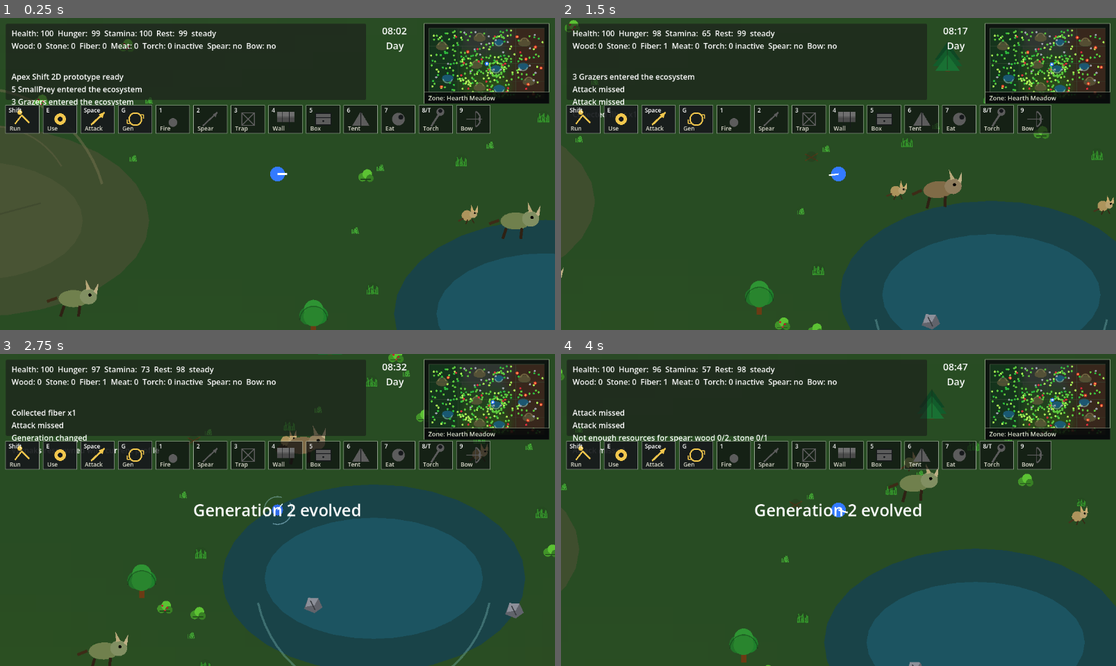
Above: before the commit, frames 1-4 (two rows, left to right).
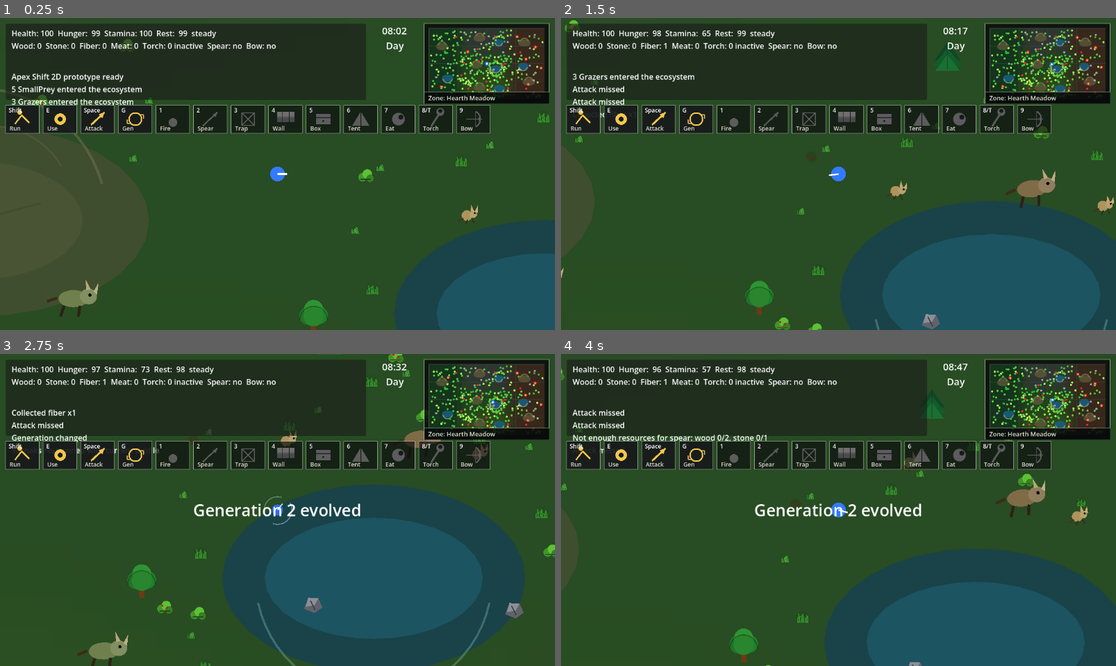
Above: after the commit, the same moments.

Repository: krisstoof/apex-shift-2d
Game: Godot game, scene res://scenes/main.tscn
Two runs of this game, one before a commit and one after it. Both use one fixed random seed, a clock stepped at 60 frames per second and the inputs below.
Inputs (mouse positions are in pixels of both pictures, inside the frame that each line leads up to):
- Up to frame 1 (0.25 s): no input
- Up to frame 2 (1.5 s): tap Enter at 0.5 s; move the mouse to (960, 158) at 0.52 s; hold D (move_right) 0.53-1.28 s; hold Shift 0.53-1.28 s; click (960, 158) at 0.67 s; tap Space at 0.77 s; move the mouse to (727, 189) at 1.27 s; hold S (move_down) from 1.28 s (still down); tap E at 1.35 s
- Up to frame 3 (2.75 s): tap Space at 1.52 s; move the mouse to (333, 441) at 2.02 s; release S (move_down) at 2.03 s; hold D (move_right) from 2.03 s (still down); tap G at 2.1 s
- Up to frame 4 (4 s): move the mouse to (810, 572) at 2.77 s; release D (move_right) at 2.78 s; hold W (move_up) 2.78-3.53 s; tap 1 at 2.85 s; click (810, 572) at 2.92 s; tap Space at 3.02, 3.77 s; move the mouse to (1005, 556) at 3.52 s; hold A (move_left) from 3.53 s (still down); tap 2 at 3.6 s

The runs differ from the first frame. In frame 1, 0.4% of the frame differs, in the area x 88-98%, y 59-71%; in frame 2, 0.8%, in the area x 63-90%, y 48-62%; in frame 3, 0.5%; in frame 4, 0.8%.

Commit message:
fix/#87 Prevent animals from spawning inside pond water

Diff:
--- a/scripts/world/world.gd
+++ b/scripts/world/world.gd
@@ -135,6 +135,10 @@
 	return false
 
 
+func is_creature_spawn_blocked_by_water(position: Vector2) -> bool:
+	return is_position_in_water(position)
+
+
 func get_creatures_out_of_bounds_count() -> int:
 	return _get_out_of_bounds_creatures().size()
 
@@ -674,11 +678,9 @@
 	for _attempt in WORLD_CONFIG.RESOURCE_SPAWN_ATTEMPTS:
 		var offset := Vector2.RIGHT.rotated(small_prey_rng.randf_range(0.0, TAU)) * small_prey_rng.randf_range(SMALL_PREY_PLAYER_SAFE_DISTANCE, SMALL_PREY_VISIBLE_SPAWN_RADIUS)
 		var candidate := player_position + offset
-		if candidate.distance_to(player_position) < SMALL_PREY_PLAYER_SAFE_DISTANCE:
-			continue
 		if not _is_point_in_biome(candidate, biome):
 			continue
-		if not _is_valid_small_prey_position(candidate, used_positions):
+		if not _is_valid_small_prey_position(candidate, used_positions, player_position):
 			continue
 		used_positions.append(candidate)
 		_spawn_small_prey_at(candidate, _get_biome_id(biome))
@@ -686,11 +688,14 @@
 	return false
 
 
-func _is_valid_small_prey_position(candidate: Vector2, used_positions: Array[Vector2]) -> bool:
-	for used_position in used_positions:
-		if candidate.distance_to(used_position) < SMALL_PREY_MIN_DISTANCE:
-			return false
-	return true
+func _is_valid_small_prey_position(candidate: Vector2, used_positions: Array[Vector2], player_position: Vector2) -> bool:
+	return _is_valid_creature_spawn_position(
+		candidate,
+		used_positions,
+		SMALL_PREY_MIN_DISTANCE,
+		player_position,
+		SMALL_PREY_PLAYER_SAFE_DISTANCE
+	)
 
 
 func _get_biome_for_position(position: Vector2) -> Dictionary:
@@ -882,12 +887,25 @@
 		var candidate := player_position + offset
 		if not _is_point_in_biome(candidate, biome):
 			continue
-		if not _is_valid_grazer_position(candidate, used_positions):
+		if not _is_valid_grazer_position(candidate, used_positions, player_position):
 			continue
 		used_positions.append(candidate)
 		_spawn_grazer_at(candidate, _get_biome_id(biome))
 		return true
 	return false
+
+
+func _is_valid_creature_spawn_position(candidate: Vector2, used_positions: Array[Vector2], min_distance: float, player_position: Vector2, player_safe_distance: float) -> bool:
+	if not WORLD_CONFIG.WORLD_RECT.has_point(candidate):
+		return false
+	if is_creature_spawn_blocked_by_water(candidate):
+		return false
+	if candidate.distance_to(player_position) < player_safe_distance:
+		return false
+	for used_position in used_positions:
+		if candidate.distance_to(used_position) < min_distance:
+			return false
+	return true
 
 
 func _get_existing_grazer_positions() -> Array[Vector2]:
@@ -898,11 +916,14 @@
 	return positions
 
 
-func _is_valid_grazer_position(candidate: Vector2, used_positions: Array[Vector2]) -> bool:
-	for used_position in used_positions:
-		if candidate.distance_to(used_position) < GRAZER_MIN_DISTANCE:
-			return false
-	return true
+func _is_valid_grazer_position(candidate: Vector2, used_positions: Array[Vector2], player_position: Vector2) -> bool:
+	return _is_valid_creature_spawn_position(
+		candidate,
+		used_positions,
+		GRAZER_MIN_DISTANCE,
+		player_position,
+		GRAZER_PLAYER_SAFE_DISTANCE
+	)
 
 
 func _spawn_grazer_at(pos: Vector2, biome_id: String) -> Node:
@@ -1079,25 +1100,42 @@
 
 func _get_debug_animal_spawn_position() -> Vector2:
 	var player_position := _get_player_position()
-	var offset := Vector2(180.0, 0.0)
-	var candidate := player_position + offset
 	var player_limits := WORLD_CONFIG.get_player_limits()
-	candidate.x = clamp(candidate.x, -player_limits.x, player_limits.x)
-	candidate.y = clamp(candidate.y, -player_limits.y, player_limits.y)
-	return candidate
+	for attempt in 24:
+		var angle := float(attempt) * TAU / 24.0
+		var distance: float = 180.0 + floor(float(attempt) / 8.0) * 48.0
+		var candidate := player_position + Vector2.RIGHT.rotated(angle) * distance
+		candidate.x = clamp(candidate.x, -player_limits.x, player_limits.x)
+		candidate.y = clamp(candidate.y, -player_limits.y, player_limits.y)
+		if WORLD_CONFIG.WORLD_RECT.has_point(candidate) and not is_creature_spawn_blocked_by_water(candidate):
+			return candidate
+	return _get_fallback_dry_creature_spawn_position(player_position)
 
 
 func _get_debug_creature_spawn_position(biome: Dictionary, radius: float, index: int, total: int) -> Vector2:
 	var player_position := _get_player_position()
 	var player_limits := WORLD_CONFIG.get_player_limits()
-	for attempt in 12:
+	for attempt in 24:
 		var angle := TAU * float(index + attempt) / float(max(total, 1)) + float(attempt) * 0.35
 		var candidate := player_position + Vector2.RIGHT.rotated(angle) * (radius + float(attempt) * 18.0)
 		candidate.x = clamp(candidate.x, -player_limits.x, player_limits.x)
 		candidate.y = clamp(candidate.y, -player_limits.y, player_limits.y)
-		if _is_point_in_biome(candidate, biome):
+		if _is_point_in_biome(candidate, biome) and WORLD_CONFIG.WORLD_RECT.has_point(candidate) and not is_creature_spawn_blocked_by_water(candidate):
 			return candidate
-	return player_position
+	return _get_fallback_dry_creature_spawn_position(player_position)
+
+
+func _get_fallback_dry_creature_spawn_position(origin: Vector2) -> Vector2:
+	var player_limits := WORLD_CONFIG.get_player_limits()
+	for attempt in 48:
+		var angle := float(attempt) * TAU / 48.0
+		var distance: float = 160.0 + floor(float(attempt) / 12.0) * 60.0
+		var candidate := origin + Vector2.RIGHT.rotated(angle) * distance
+		candidate.x = clamp(candidate.x, -player_limits.x, player_limits.x)
+		candidate.y = clamp(candidate.y, -player_limits.y, player_limits.y)
+		if WORLD_CONFIG.WORLD_RECT.has_point(candidate) and not is_creature_spawn_blocked_by_water(candidate):
+			return candidate
+	return _clamp_position_to_world(origin)
 
 
 func _debug_remove_nearest_creatures(group_name: String, count: int) -> int:
@@ -1156,6 +1194,10 @@
 
 
 func _is_valid_varnak_spawn_position(point: Vector2, player_position: Vector2) -> bool:
+	if not WORLD_CONFIG.WORLD_RECT.has_point(point):
+		return false
+	if is_creature_spawn_blocked_by_water(point):
+		return false
 	if point.distance_to(player_position) < WORLD_CONFIG.VARNAK_PLAYER_SAFE_DISTANCE:
 		return false
 	for varnak in get_tree().get_nodes_in_group("varnak"):
